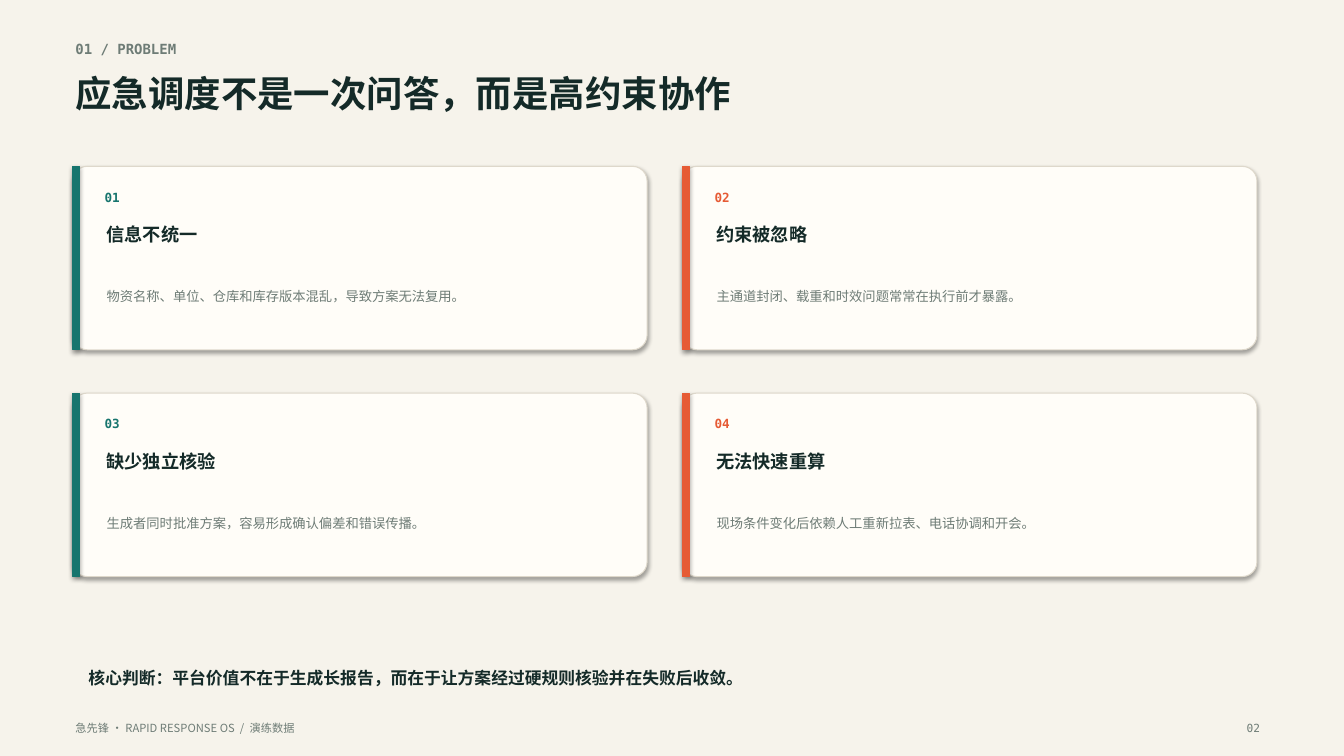
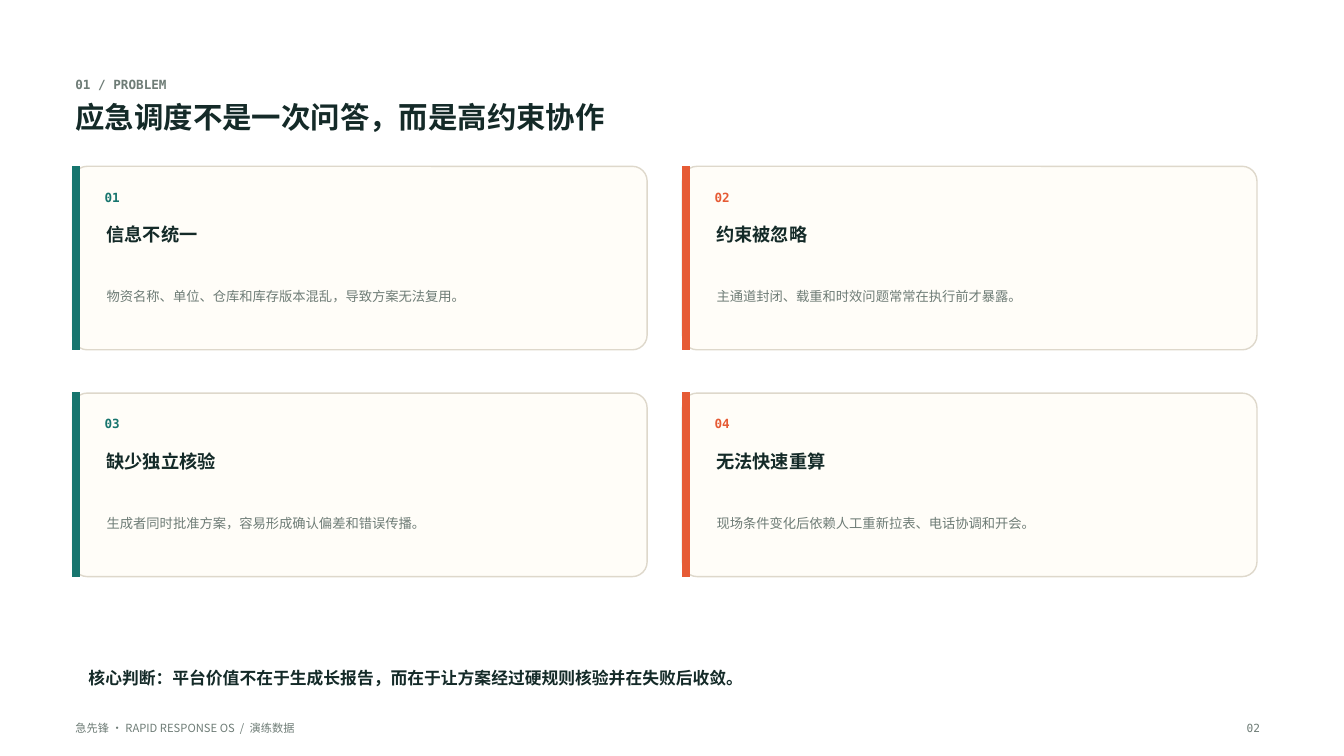
Before and after one commit to Jtyang123/jixianfeng, a slide deck: slide 2 of docs/急先锋_项目讲解PPT.pptx. Drawn at 1344x756 pixels with LibreOffice and Linux fonts; fonts in the diff are those of the drawing; background and template pictures are left out. Boxes give left, top, right and bottom in pixels: in the first picture for what was removed or moved away, otherwise in the second. Text is boxed around its words. In the diff, an @@ line names an element or a change of style, - is before the commit and + after.

```diff
--- a/docs/急先锋_项目讲解PPT.pptx
+++ b/docs/急先锋_项目讲解PPT.pptx
@@ rectangle removed at [0, 0, 1344, 756] @@
@@ text "01 / PROBLEM": place and size @@
-text "01 / PROBLEM" at [75, 43, 176, 54]
+text "01 / PROBLEM" at [75, 79, 166, 89]
@@ text "01 / PROBLEM" at [75, 79, 166, 89]: size 10 to 9 pt @@
@@ text "应急调度不是一次问答，而是高约束协作": place and size @@
-text "应急调度不是一次问答，而是高约束协作" at [75, 75, 730, 112]
+text "应急调度不是一次问答，而是高约束协作" at [75, 102, 604, 132]
@@ text "应急调度不是一次问答，而是高约束协作" at [75, 102, 604, 132]: size 26 to 21 pt @@
@@ rectangle at [73, 166, 80, 350]: outline #17756E 0.75 pt to #17756E 1 pt; shadow off @@
@@ rectangle at [683, 166, 690, 350]: outline #E65B35 0.75 pt to #E65B35 1 pt; shadow off @@
@@ rectangle at [73, 393, 80, 577]: outline #17756E 0.75 pt to #17756E 1 pt; shadow off @@
@@ outline #DED8CB 0.75 pt to #DED8CB 1 pt; shadow off in 4 elements at [73, 166, 647, 350], [683, 166, 1257, 350], [73, 393, 647, 577], [683, 393, 1257, 577] @@
@@ rectangle at [683, 393, 690, 577]: outline #E65B35 0.75 pt to #E65B35 1 pt; shadow off @@
```
Also in this commit, not shown: 13 other slides changed, 1 slide added, 1 slide removed, 40 other files.
